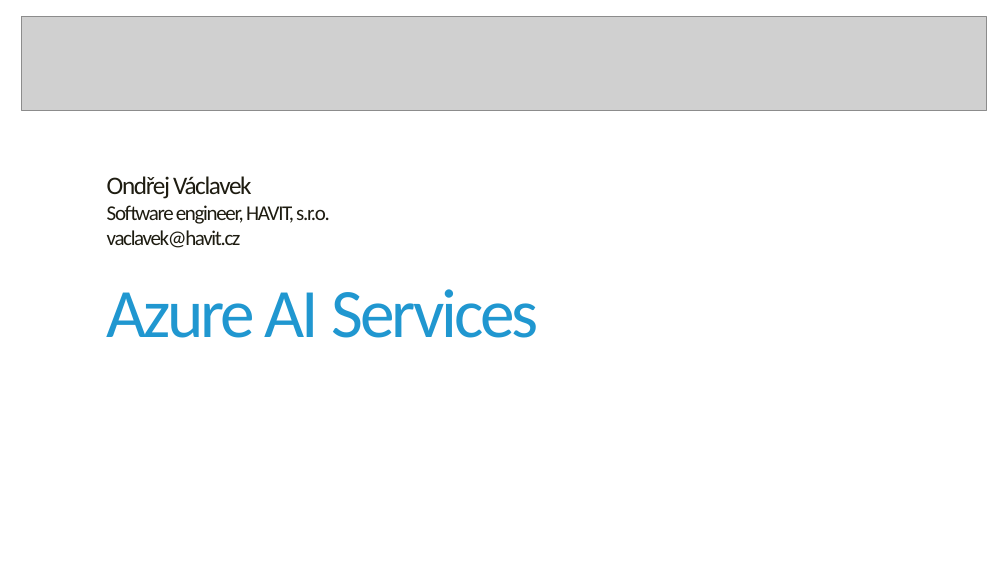
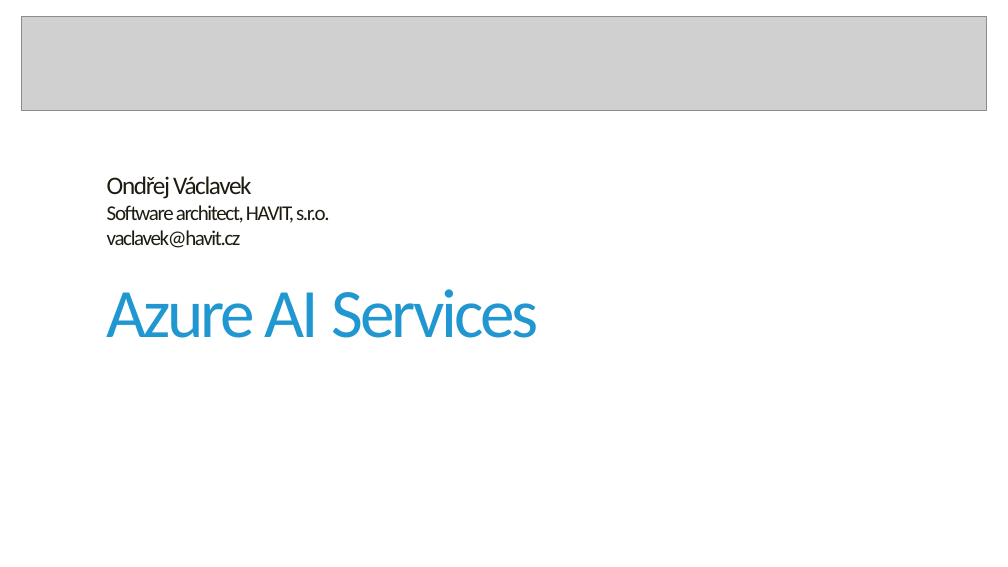
Before and after one commit to havit/CloudApplicationsDevelopment, a slide deck: slide 1 of Lab8-CognitiveServices/Cognitive-services.pptx. Drawn at 1008x567 pixels with LibreOffice and Linux fonts; fonts in the diff are those of the drawing; grey boxes stand for pictures; background and template pictures are left out. Boxes give left, top, right and bottom in pixels: in the first picture for what was removed or moved away, otherwise in the second. Text is boxed around its words. In the diff, an @@ line names an element or a change of style, - is before the commit and + after.

Commit message:
Lab 8 - Cognitive Services update

```diff
--- a/Lab8-CognitiveServices/Cognitive-services.pptx
+++ b/Lab8-CognitiveServices/Cognitive-services.pptx
@@ text at bbox=[107, 205, 330, 248]: text changed @@
-Software engineer, HAVIT, s.r.o.
-vaclavek@havit.cz
+Software architect, HAVIT, s.r.o.
+vaclavek@havit.cz
```
Also in this commit, not shown: 3 other slides changed, 6 other files.
